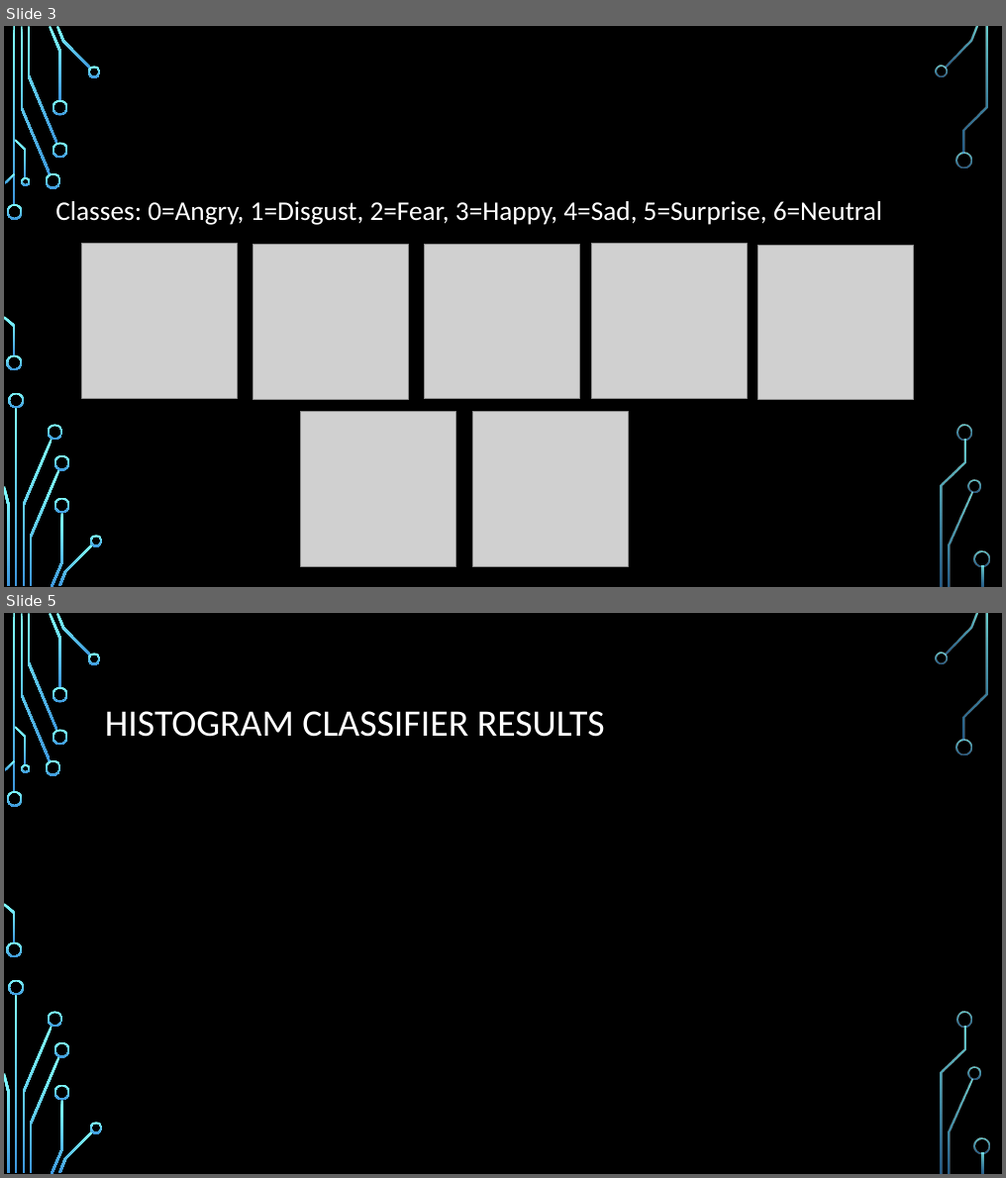
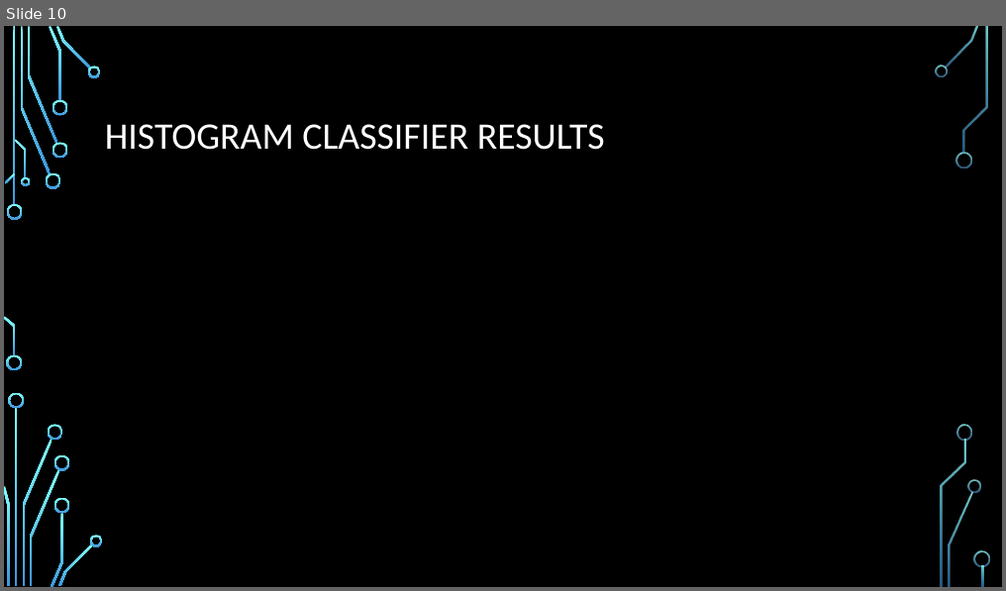
Before and after one commit to MR-KHILADI/Facial-Expression-Recognition, a slide deck: Final Project Draft.pptx. Shown one above the other, each under a label of ours: slides 3 and 5 before the commit, slide 10 after it; the slides between them are not shown. The pictures are 1006x1178 and 1006x591 pixels, drawn with LibreOffice and Linux fonts; fonts in the diff are those of the drawing; grey boxes stand for pictures; background and template pictures are left out. Boxes give left, top, right and bottom in pixels: in the first picture for what was removed or moved away, otherwise in the second. Text is boxed around its words. In the diff, an @@ line names an element or a change of style, - is before the commit and + after.

```diff
--- a/Final Project Draft.pptx
+++ b/Final Project Draft.pptx
@@ slide 3 removed at (x1=4, y1=26, x2=1002, y2=587), background picture (left out); not listed: 36 template elements that a slide beside it also shows @@
@@ text removed at (x1=55, y1=201, x2=882, y2=225) @@
-Classes: 0=Angry, 1=Disgust, 2=Fear, 3=Happy, 4=Sad, 5=Surprise, 6=Neutral
@@ picture removed at (x1=82, y1=244, x2=238, y2=399) @@
@@ picture removed at (x1=253, y1=245, x2=409, y2=399) @@
@@ picture removed at (x1=424, y1=244, x2=580, y2=399) @@
@@ picture removed at (x1=591, y1=244, x2=746, y2=399) @@
@@ picture removed at (x1=758, y1=246, x2=915, y2=400) @@
@@ picture removed at (x1=300, y1=412, x2=456, y2=568) @@
@@ picture removed at (x1=472, y1=412, x2=629, y2=568) @@
@@ what was slide 5 is now slide 10 @@
```
Also in this commit, not shown: 4 slides changed, 3 slides added.
